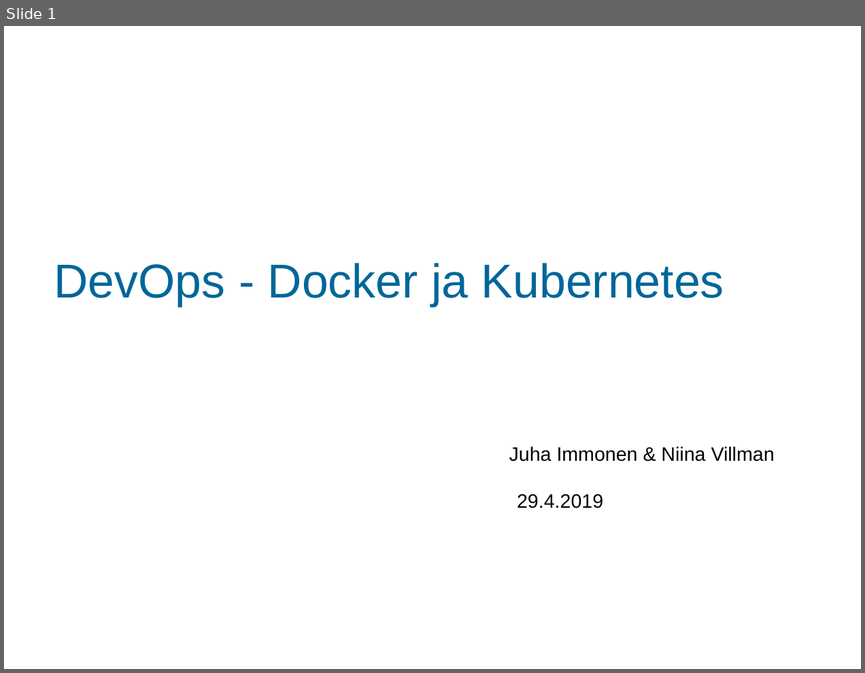
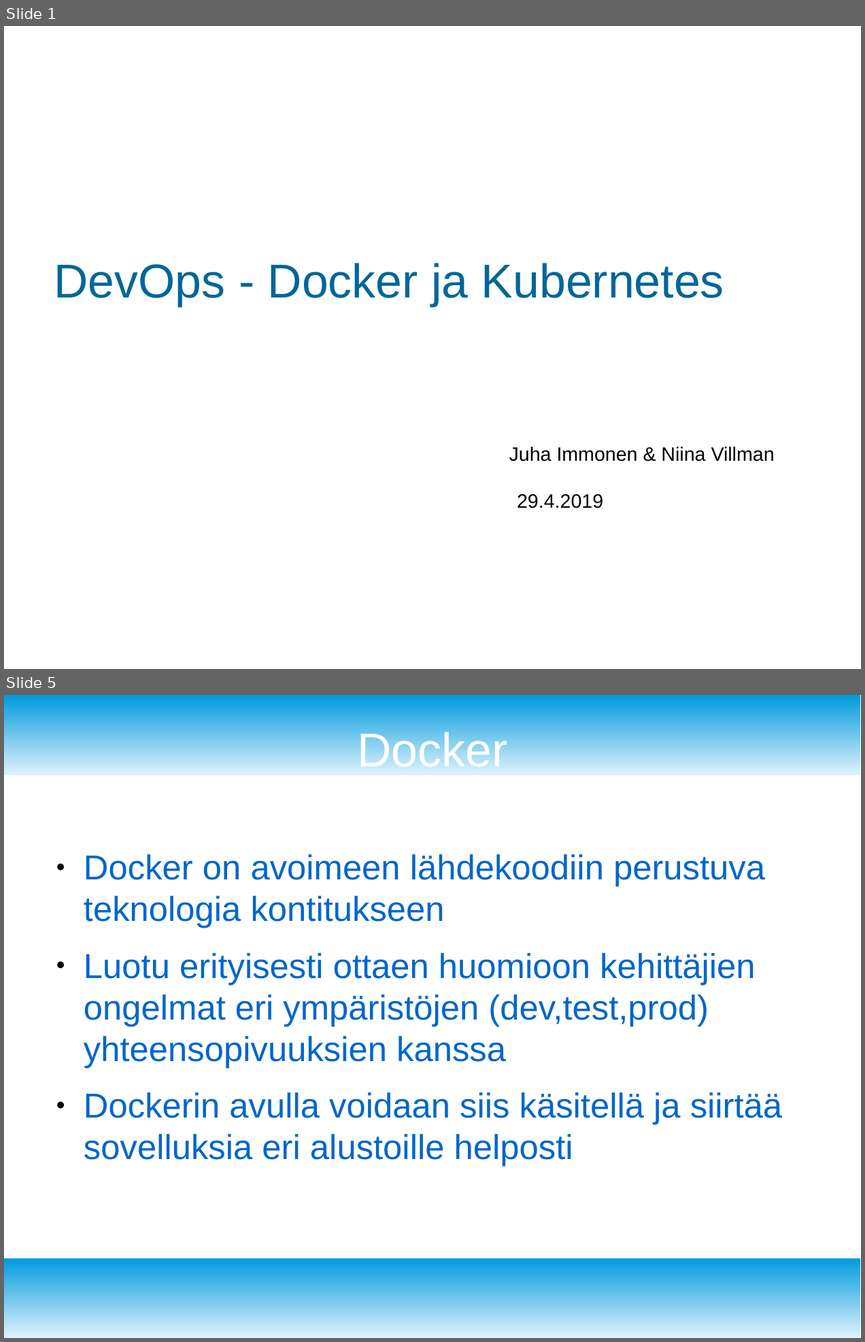
Before and after one commit to immonju1/pilvipalvelut, a slide deck: documents/pilvipalvelut_esitys_immonen_villman.odp. Shown one above the other, each under a label of ours: slide 1 before the commit, slides 1 and 5 after it; the slides between them are not shown. The pictures are 865x673 and 865x1342 pixels, drawn with LibreOffice and Linux fonts; fonts in the diff are those of the drawing; background and template pictures are left out. Boxes give left, top, right and bottom in pixels: in the first picture for what was removed or moved away, otherwise in the second. Text is boxed around its words. In the diff, an @@ line names an element or a change of style, - is before the commit and + after.

```diff
--- a/documents/pilvipalvelut_esitys_immonen_villman.odp
+++ b/documents/pilvipalvelut_esitys_immonen_villman.odp
@@ slide 5 added at [4,695,861,1338], background #FFFFFF @@
@@ rectangle added at [4,695,861,775], fill gradient #DFF2FC to #009BDD @@
@@ title added at [357,728,507,775], 44 pt, text #FFFFFF @@
+Docker
@@ text added at [84,854,782,1166], 32 pt, text #0066CC @@
+● Docker on avoimeen lähdekoodiin perustuva teknologia kontitukseen
+● Luotu erityisesti ottaen huomioon kehittäjien ongelmat eri ympäristöjen (dev,test,prod) yhteensopivuuksien kanssa
+● Dockerin avulla voidaan siis käsitellä ja siirtää sovelluksia eri alustoille helposti
@@ rectangle added at [4,1258,861,1338], fill gradient #DFF2FC to #009BDD @@
```
Also in this commit, not shown: 2 slides changed, 9 other slides added, 6 slides removed.
